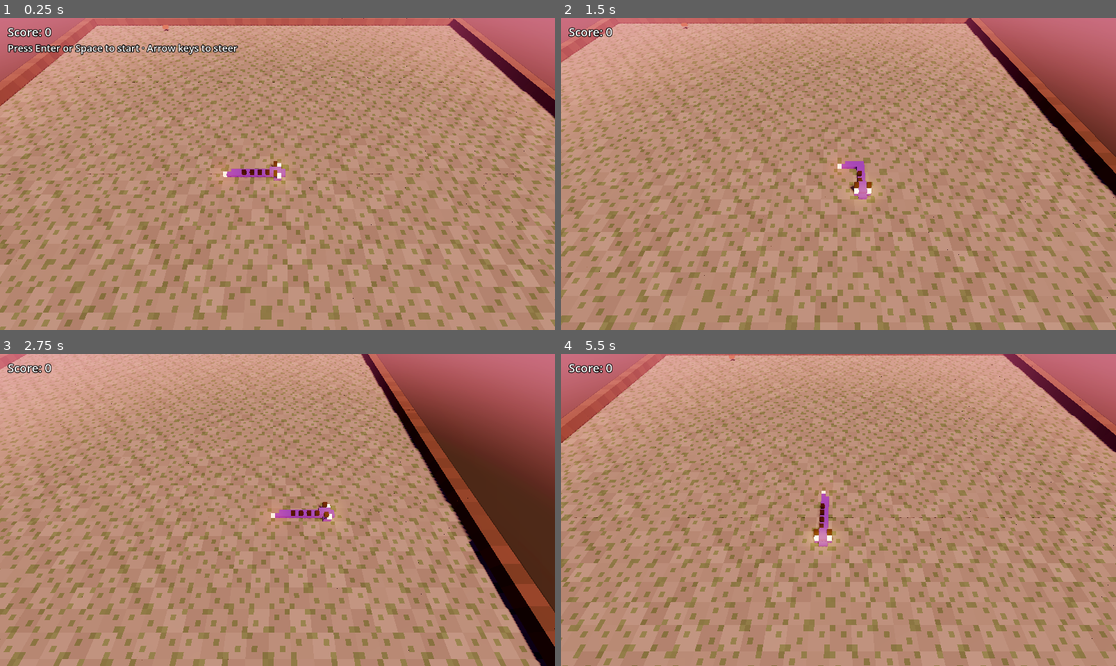
Above: before the commit, frames 1-4 (two rows, left to right).
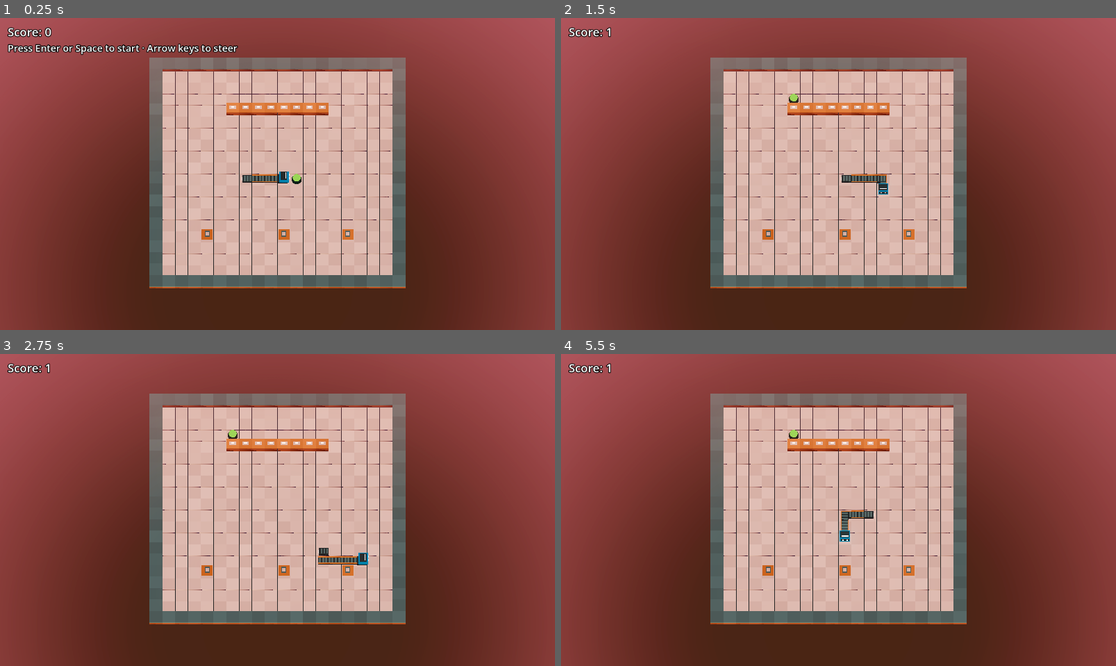
Above: after the commit, the same moments.

Repository: Michaelypp/D4
Game: Godot game, scene res://main.tscn
Same seed, same stepped clock (60 frames per second), same inputs: the game is played once before the commit and once after it.
Inputs:
- Up to frame 1 (0.25 s): no input
- Up to frame 2 (1.5 s): tap Enter (ui_accept) at 0.5, 1.35 s; hold Right (ui_right) 0.53-1.28 s; hold Enter (ui_accept) 0.53-1.28 s; hold Down (ui_down) from 1.28 s (still down)
- Up to frame 3 (2.75 s): tap Enter (ui_accept) at 1.52, 1.82 s; release Down (ui_down) at 2.03 s; hold Right (ui_right) from 2.03 s (still down); hold Enter (ui_accept) from 2.03 s (still down)
- Up to frame 4 (5.5 s): release Right (ui_right) at 2.78 s; release Enter (ui_accept) at 2.78 s; hold Up (ui_up) 2.78-3.53 s; tap Enter (ui_accept) at 2.85, 3.02, 3.32, 4.35, 4.52, 4.82 s; hold Enter (ui_accept) 3.53-4.28 s; hold Left (ui_left) 3.53-5.03 s; hold Down (ui_down) from 5.03 s (still down); hold Enter (ui_accept) from 5.03 s (still down)

The runs differ from the first frame. In frame 1, 97% of the frame differs, in the area x 0-100%, y 0-100%; in frame 2, 96%; in frame 3, 93%; in frame 4, 98%.

Commit message:
Expand the board to 18x18, smooth robot movement, and improve gameplay visibility also expand the restaurant board to 20×20 and update the design plan

Diff:
--- a/app/main.gd
+++ b/app/main.gd
@@ -2,9 +2,10 @@
 ## It never decides rules: those live in core/session.gd.
 extends Node3D
 
-const GRID := Vector2i(48, 48)  # your call: bigger grids make the dragon feel finer
-const TICK_SECONDS := 0.1
-const CAMERA_OFFSET := Vector3(0, 11, 7.5)  # above and behind the head
+const TICK_SECONDS := 0.2
+const MOVE_SECONDS := 0.17
+const CAMERA_OFFSET := Vector3(0, 20, 10)
+const ROUND_SEED := 121
 const DIRECTIONS := {
 	"ui_up": Vector2i.UP,
 	"ui_down": Vector2i.DOWN,
@@ -12,13 +13,18 @@
 	"ui_right": Vector2i.RIGHT,
 }
 
-var session := Session.new(GRID)
+var layout := Board.restaurant()
+var session := Session.new(layout.size, ROUND_SEED, layout)
 var meshes := {}  # kit piece name -> Mesh, shared by everything that shows it (Flyweight)
 var segments: Array[MeshInstance3D] = []
 var camera := Camera3D.new()
 var ingredient := MeshInstance3D.new()
+var collision_marker := Label3D.new()
 var score_label := Label.new()
 var status_label := Label.new()
+var game_over_panel := PanelContainer.new()
+var final_score_label := Label.new()
+var _movement: Tween
 var _clock := 0.0
 var _started := false
 
@@ -37,8 +43,7 @@
 		if _started and not session.ended:
 			return
 		if session.ended:
-			session = Session.new(GRID)
-			camera.position = _center(session.dragon.body[0]) + CAMERA_OFFSET
+			session = Session.new(layout.size, ROUND_SEED, layout)
 			_draw_dragon()
 		_started = true
 		_clock = 0.0
@@ -57,27 +62,35 @@
 	while _clock >= TICK_SECONDS and not session.ended:
 		_clock -= TICK_SECONDS
 		session.tick()
-		_draw_dragon()
+		_draw_dragon(not session.ended)
 		_draw_pickup()
-	_follow(delta)
-
-
-## Sky, light, and tiles live in app/stage.gd; the camera follows the head.
+
+
+## Frame the whole restaurant so a new ingredient is visible anywhere it spawns.
 func _build_stage() -> void:
 	add_child(Stage.new(session.board.tiles, meshes))
 	add_child(camera)
-	camera.position = _center(session.dragon.body[0]) + CAMERA_OFFSET
-
-
-## Ease toward the head each frame, so the camera glides while the dragon steps.
-func _follow(delta: float) -> void:
-	var target := _center(session.dragon.body[0]) + CAMERA_OFFSET
-	camera.position = camera.position.lerp(target, 1 - exp(-3 * delta))
-	camera.look_at(camera.position - CAMERA_OFFSET)
-
-
-func _draw_dragon() -> void:
+	var center := Vector3(layout.size.x / 2.0, 0.0, layout.size.y / 2.0)
+	camera.position = center + CAMERA_OFFSET
+	camera.look_at(center)
+	camera.projection = Camera3D.PROJECTION_ORTHOGONAL
+	get_viewport().size_changed.connect(_frame_board)
+	_frame_board()
+
+
+func _frame_board() -> void:
+	var viewport_size := get_viewport().get_visible_rect().size
+	var board_size := float(layout.size.x) * 1.22
+	camera.size = board_size * maxf(1.0, viewport_size.y / maxf(viewport_size.x, 1.0))
+
+
+func _draw_dragon(animate := false) -> void:
 	var body := session.dragon.body
+	var previous_count := segments.size()
+	if _movement != null and _movement.is_valid():
+		_movement.kill()
+	if animate:
+		_movement = create_tween().set_parallel()
 	while segments.size() < body.size():
 		var segment := MeshInstance3D.new()
 		add_child(segment)
@@ -85,12 +98,17 @@
 	var placed := Kit.layout(body)
 	for i in segments.size():
 		var segment := segments[i]
+		var was_visible := i < previous_count and segment.visible
 		segment.visible = i < body.size()
 		if not segment.visible:
 			continue
 		var cell := body[i]
 		segment.mesh = meshes[Kit.Piece.keys()[placed[i][0]].to_lower()]
-		segment.position = _center(cell)
+		var target := _center(cell)
+		if animate and was_visible:
+			_movement.tween_property(segment, "position", target, MOVE_SECONDS)
+		else:
+			segment.position = target
 		segment.rotation.y = placed[i][1] * PI / 2
 
 
@@ -99,14 +117,36 @@
 
 
 func _build_pickup_display() -> void:
-	var mesh := BoxMesh.new()
-	mesh.size = Vector3(0.58, 0.23, 0.42)
+	var mesh := SphereMesh.new()
+	mesh.radius = 0.31
+	mesh.height = 0.42
 	var material := StandardMaterial3D.new()
-	material.albedo_color = Color("ff7859")
+	material.albedo_color = Color("6fff31")
 	material.shading_mode = BaseMaterial3D.SHADING_MODE_UNSHADED
 	mesh.material = material
 	ingredient.mesh = mesh
 	add_child(ingredient)
+	var base := MeshInstance3D.new()
+	var plate := CylinderMesh.new()
+	plate.top_radius = 0.40
+	plate.bottom_radius = 0.40
+	plate.height = 0.05
+	var plate_material := StandardMaterial3D.new()
+	plate_material.albedo_color = Color("182620")
+	plate_material.shading_mode = BaseMaterial3D.SHADING_MODE_UNSHADED
+	plate.material = plate_material
+	base.mesh = plate
+	base.position.y = -0.30
+	ingredient.add_child(base)
+
+	collision_marker.text = "×"
+	collision_marker.font_size = 96
+	collision_marker.outline_size = 14
+	collision_marker.pixel_size = 0.012
+	collision_marker.modulate = Color("ff413d")
+	collision_marker.billboard = BaseMaterial3D.BILLBOARD_ENABLED
+	collision_marker.no_depth_test = true
+	add_child(collision_marker)
 
 	var hud := CanvasLayer.new()
 	add_child(hud)
@@ -118,6 +158,37 @@
 	status_label.position = Vector2(16, 48)
 	status_label.add_theme_font_size_override("font_size", 20)
 	status_label.add_theme_constant_override("outline_size", 6)
+	_build_game_over(hud)
+
+
+func _build_game_over(hud: CanvasLayer) -> void:
+	var center := CenterContainer.new()
+	hud.add_child(center)
+	center.set_anchors_and_offsets_preset(Control.PRESET_FULL_RECT)
+	center.mouse_filter = Control.MOUSE_FILTER_IGNORE
+	center.add_child(game_over_panel)
+	game_over_panel.mouse_filter = Control.MOUSE_FILTER_IGNORE
+	var background := StyleBoxFlat.new()
+	background.bg_color = Color(0.04, 0.06, 0.10, 0.88)
+	background.set_corner_radius_all(12)
+	background.content_margin_left = 24
+	background.content_margin_right = 24
+	background.content_margin_top = 14
+	background.content_margin_bottom = 14
+	game_over_panel.add_theme_stylebox_override("panel", background)
+	var rows := VBoxContainer.new()
+	game_over_panel.add_child(rows)
+	var title := Label.new()
+	title.text = "GAME OVER"
+	title.horizontal_alignment = HORIZONTAL_ALIGNMENT_CENTER
+	title.add_theme_font_size_override("font_size", 36)
+	rows.add_child(title)
+	final_score_label.horizontal_alignment = HORIZONTAL_ALIGNMENT_CENTER
+	rows.add_child(final_score_label)
+	var restart := Label.new()
+	restart.text = "Enter / Space to restart"
+	restart.horizontal_alignment = HORIZONTAL_ALIGNMENT_CENTER
+	rows.add_child(restart)
 
 
 func _draw_pickup() -> void:
@@ -125,9 +196,11 @@
 	ingredient.visible = not session.board.is_solid(cell)
 	ingredient.position = _center(cell) + Vector3.UP * 0.35
 	score_label.text = "Score: %d" % session.score
-	if session.ended:
-		status_label.text = "Game over · Press Enter or Space to restart"
-	elif not _started:
+	collision_marker.visible = session.ended
+	collision_marker.position = _center(session.collision_cell) + Vector3.UP
+	game_over_panel.visible = session.ended
+	final_score_label.text = "Final score: %d" % session.score
+	if not _started:
 		status_label.text = "Press Enter or Space to start · Arrow keys to steer"
 	else:
 		status_label.text = ""
--- a/app/stage.gd
+++ b/app/stage.gd
@@ -46,7 +46,7 @@
 		cells_of.get_or_add(tiles[cell], []).append(cell)
 	for kind in cells_of:
 		if kind in meshes:
-			add_child(_scatter(meshes[kind], cells_of[kind]))
+			add_child(_scatter(meshes[kind], cells_of[kind], kind == "floor"))
 		else:
 			push_warning("The kit has no piece named %s; add one and run deno task art" % kind)
 	add_child(_skirt())
@@ -118,7 +118,7 @@
 
 
 ## One MultiMesh draws a copy of mesh in every cell, placed exactly as the kit modeled it.
-func _scatter(mesh: Mesh, cells: Array) -> MultiMeshInstance3D:
+func _scatter(mesh: Mesh, cells: Array, rotate_tiles: bool) -> MultiMeshInstance3D:
 	var multimesh := MultiMesh.new()
 	multimesh.transform_format = MultiMesh.TRANSFORM_3D
 	multimesh.use_colors = true  # must be set before instance_count
@@ -127,7 +127,9 @@
 	for i in cells.size():
 		var cell: Vector2i = cells[i]
 		# Quarter turns and slight shade changes keep a thousand copies from looking stamped.
-		var turn := Basis(Vector3.UP, rng.randi_range(0, 3) * PI / 2)
+		var turn := Basis.IDENTITY
+		if rotate_tiles:
+			turn = Basis(Vector3.UP, rng.randi_range(0, 3) * PI / 2)
 		multimesh.set_instance_transform(
 			i, Transform3D(turn, Vector3(cell.x + 0.5, 0, cell.y + 0.5))
 		)
--- a/core/board.gd
+++ b/core/board.gd
@@ -8,10 +8,21 @@
 const TILES := {
 	"floor": {"solid": false},
 	"wall": {"solid": true},
+	"counter": {"solid": true},
+	"table": {"solid": true},
 }
 
 var size: Vector2i
 var tiles := {}  # Vector2i cell -> tile kind name
+
+
+static func restaurant() -> Board:
+	var board := bordered(Vector2i(20, 20))
+	for x in range(6, 14):
+		board.tiles[Vector2i(x, 4)] = "counter"
+	for cell in [Vector2i(4, 15), Vector2i(10, 15), Vector2i(15, 15)]:
+		board.tiles[cell] = "table"
+	return board
 
 
 ## A floor ringed by walls: the default until you load levels from text files.
--- a/core/session.gd
+++ b/core/session.gd
@@ -8,13 +8,14 @@
 var dragon: Dragon
 var score := 0
 var ended := false
+var collision_cell := Vector2i(-1, -1)
 var ingredient_cell := Vector2i(-1, -1)
 var _rng := RandomNumberGenerator.new()
 
 
-func _init(grid_size: Vector2i, seed_value := 121) -> void:
-	board = Board.bordered(grid_size)
-	dragon = Dragon.new(grid_size)
+func _init(grid_size: Vector2i, seed_value := 121, layout: Board = null) -> void:
+	board = layout if layout != null else Board.bordered(grid_size)
+	dragon = Dragon.new(board.size)
 	_rng.seed = seed_value
 	_spawn_ingredient()
 
@@ -28,6 +29,7 @@
 	var body_index := dragon.body.find(next_head)
 	var hits_body := body_index >= 0 and body_index < occupied_count
 	if board.is_solid(next_head) or hits_body:
+		collision_cell = next_head
 		ended = true
 		return
 
--- a/tests/session_test.gd
+++ b/tests/session_test.gd
@@ -47,6 +47,7 @@
 	assert_eq(session.dragon.body[0], Vector2i(4, 3))
 	session.tick()
 	assert_true(session.ended)
+	assert_eq(session.collision_cell, Vector2i(5, 3))
 	session.dragon.turn(Vector2i.UP)
 	session.tick()
 	assert_eq(session.dragon.body[0], Vector2i(4, 3))
@@ -57,12 +58,16 @@
 	var session := Session.new(Vector2i(10, 10))
 	session.ingredient_cell = Vector2i(1, 1)
 	session.dragon.body = [
-		Vector2i(5, 5), Vector2i(4, 5), Vector2i(4, 6),
-		Vector2i(5, 6), Vector2i(6, 6),
+		Vector2i(5, 5),
+		Vector2i(4, 5),
+		Vector2i(4, 6),
+		Vector2i(5, 6),
+		Vector2i(6, 6),
 	]
 	session.dragon.turn(Vector2i.DOWN)
 	session.tick()
 	assert_true(session.ended)
+	assert_eq(session.collision_cell, Vector2i(5, 6))
 	assert_eq(session.dragon.body[0], Vector2i(5, 5))
 
 
Binary file changed: art/dragon_kit.glb
Not shown, changed: DESIGN.md
